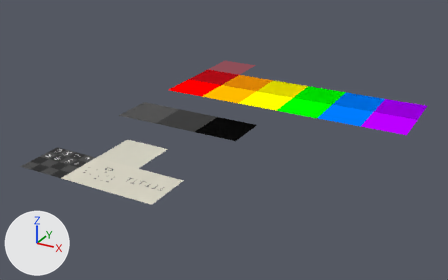
A saved change to the Blender file blender_models/Resources.blend.
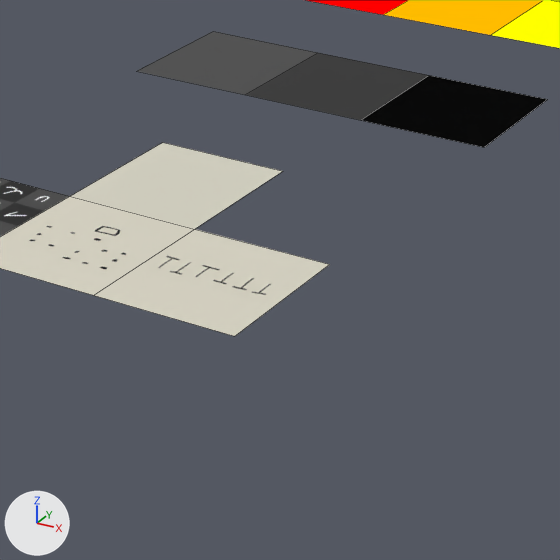
Each version is shown whole from a 50 mm camera at (8.92, -15.86, 5.15) aimed at (2.93, -4.96, -0.3), then close up on the part from 16% to 58% of the width and 33% to 100% of the height. The axes (+X, +Y, +Z) are drawn at lower left. The lights are the same throughout. The close-ups show mesh edges as thin lines.

The older version as bpy lines, for what is in view:
```python
me_plane_001 = bpy.data.meshes.new('Plane.001')
me_plane_001.from_pydata([(-0.5, -0.5, 0.0), (0.5, -0.5, 0.0), (-0.5, 0.5, 0.0), (0.5, 0.5, 0.0)], [], [(0, 1, 3, 2)])
me_plane_001.materials.append(mat_orange_glow)  # black #000000
me_plane_002 = bpy.data.meshes.new('Plane.002')
me_plane_002.from_pydata([(-0.5, -0.5, 0.0), (0.5, -0.5, 0.0), (-0.5, 0.5, 0.0), (0.5, 0.5, 0.0)], [], [(0, 1, 3, 2)])
me_plane_002.materials.append(mat_yellow_glow)  # black #000000
me_plane_016 = bpy.data.meshes.new('Plane.016')
me_plane_016.from_pydata([(-0.5, -0.5, 0.0), (0.5, -0.5, 0.0), (-0.5, 0.5, 0.0), (0.5, 0.5, 0.0)], [], [(0, 1, 3, 2)])
me_plane_016.materials.append(mat_darkness)  # black #0a0a0a
ob_plane_001 = bpy.data.objects.new('Plane.001', me_plane_001)
ob_plane_001.location = (2.0, -3.0, 0.0)
ob_plane_002 = bpy.data.objects.new('Plane.002', me_plane_002)
ob_plane_002.location = (3.0, -3.0, 0.0)
ob_plane_016 = bpy.data.objects.new('Plane.016', me_plane_016)
ob_plane_016.location = (3.0, -5.0, 0.0)
# also in view: 'Plane.015' at (1.0, -8.0, 0.0); 'Plane.017' at (2.0, -8.0, 0.0); 'Plane.018' at (2.0, -7.0, 0.0); 'Plane.013' at (1.0, -5.0, 0.0); 'Plane.019' at (3.0, -8.0, 0.0)
```
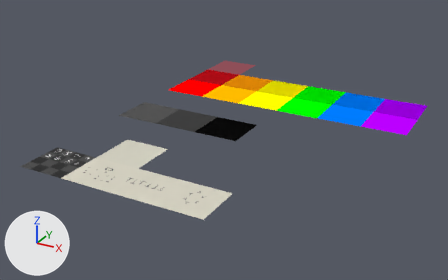
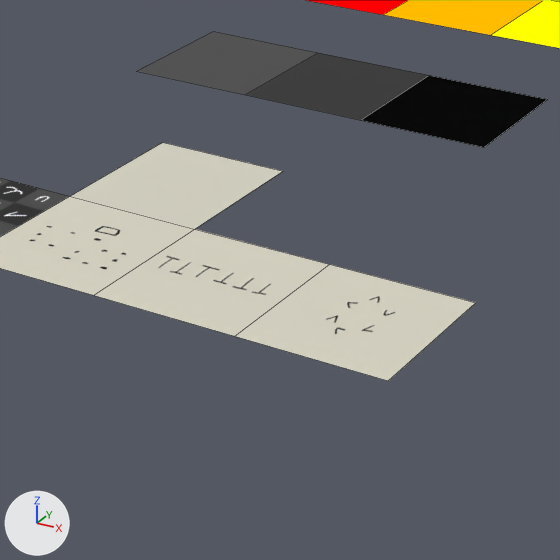
Commit message: add Knobs instruction

Where the change shows, as pixel boxes (x1, y1, x2, y2) in the close-ups (560 x 560 px):
'Plane.020', added: after (235, 265, 475, 381)

What the commit changed:
Picture 'KnobsInstruction.png' (img_knobsinstruction_png) is new.
Material 'KnobsInstruction' (mat_knobsinstruction) is new.
Its texture is img_knobsinstruction_png.
Its roughness is 1.0.
Its specular ior level is 0.1.
Mesh me_plane_020 is new.
It has 4 vertices, 1 face and spans x -0.5..0.5, y -0.5..0.5, z 0.0.
It uses material mat_knobsinstruction (picture img_knobsinstruction_png).
Object 'Plane.020' (ob_plane_020) is new; it shows me_plane_020.
Its location is (4.0, -8.0, 0.0).
